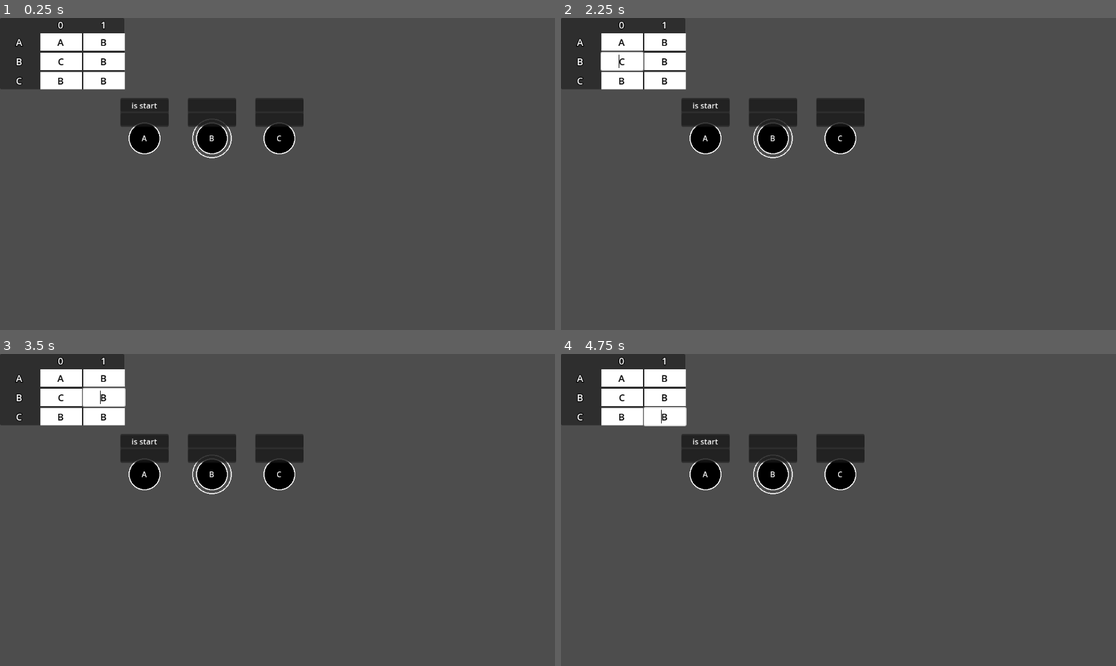
Above: before the commit, frames 1-4 (two rows, left to right).
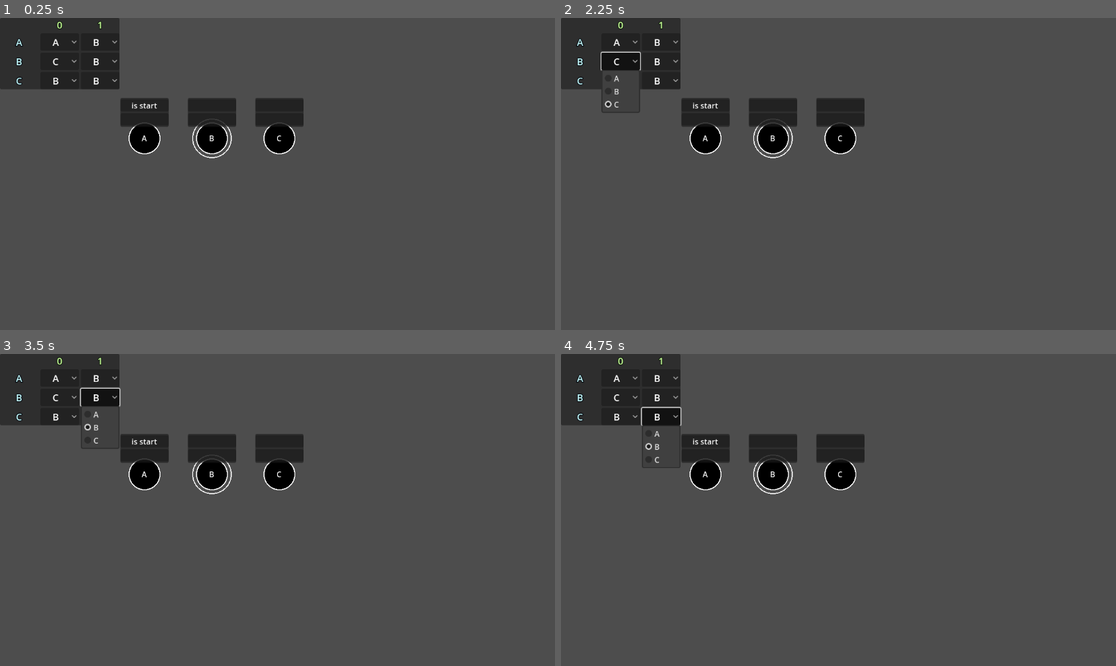
Above: after the commit, the same moments.

Repository: astrobeef/capstone
Game: Godot game, scene res://automata_2d.tscn
Two runs of this game, one before a commit and one after it. Both use one fixed random seed, a clock stepped at 60 frames per second and the inputs below.
Inputs (mouse positions are in pixels of both pictures, inside the frame that each line leads up to):
- Up to frame 1 (0.25 s): no input
- Up to frame 2 (2.25 s): click (622, 42) at 0.5 s, where only the run after the commit has a clickable "A"; click (660, 42) at 1.25 s, where only the run after the commit has a clickable "B"; click (622, 61) at 2 s, where only the run after the commit has a clickable "C"
- Up to frame 3 (3.5 s): click (99, 397) at 2.75 s, where only the run after the commit has a clickable "B"
- Up to frame 4 (4.75 s): click (622, 416) at 3.5 s, where only the run after the commit has a clickable "B"; click (660, 416) at 4.25 s, where only the run after the commit has a clickable "B"

The runs differ from the first frame. In frame 1, 2.6% of the frame differs, in the area x 2-23%, y 0-23%; in frame 2, 2.8%; in frame 3, 2.7%; in frame 4, 2.8%, in the area x 2-23%, y 0-37%.

Commit message:
Task B2: Replaced LineEdit with OptionButton. The OptionButton has its options set based on the table's states, and the initial option is set based on the table's listed transitions. Players can interact with the OptionButtons to change transitions. These transitions are emitted through a new signal `transition_selected`. The OptionButton contains meta information set in `_add_transition` and used in `_on_item_selected` to track additional per-object data like previous selection. May be passing too much data in the signal. Currently nothing listens to the new signal

Diff:
--- a/transition_table_gui.gd
+++ b/transition_table_gui.gd
@@ -1,6 +1,10 @@
 @tool
 extends Control
 class_name TransitionTableGUI
+
+const OB_META_PREV_SELECT = "prev_selected"
+const OB_META_INIT_SELECT = "init_selected"
+const OB_META_ORIGIN_STATE = "origin_state"
 
 @export
 var do_rebuild_table: bool:
@@ -16,6 +20,8 @@
 var _grid_parent: Node:
 	get():
 		return $PanelContainer/MarginContainer
+
+signal transition_selected(origin_state: String, selected_index: int, selected_state: String, previous_index: int, previous_state: String)
 
 func _ready() -> void:
 	rebuild_table()
@@ -36,52 +42,68 @@
 		_grid.owner = get_tree().edited_scene_root
 	if table == null:
 		_grid.columns = 1
-		_add_label("No table assigned", "EmptyTable")
+		_add_header_input("No table assigned", "EmptyTable")
 		return
 	_grid.columns = table.inputs.size() + 1
-	_add_label("", "HeaderState")
+	_add_header_state("", "HeaderState")
 	for input_index in range(table.inputs.size()):
-		_add_label(table.inputs[input_index],"HeaderInput_%d" % input_index)
+		_add_header_input(table.inputs[input_index],"HeaderInput_%d" % input_index)
 	for state_index in range(table.rows.size()):
 		var state_row := table.rows[state_index]
 		if state_row == null:
 			continue
-		_add_label(state_row.state,"State_%d" % state_index)
+		_add_header_state(state_row.state,"HeaderState_%d" % state_index)
 		for input_index in range(table.inputs.size()):
 			var destination := ""
 			if input_index < state_row.row.size():
 				destination = state_row.row[input_index]
-			_add_line_edit(destination,"Transition_%d_%d" % [state_index, input_index])
+			_add_transition(state_row.state, destination,"Transition_%d_%d" % [state_index, input_index])
 
-func _add_label(value: String, node_name: String) -> void:
+func _add_header_input(value: String, node_name: String) -> void:
+	_add_label(value, node_name, Color("#c7ff98"), Color("#0f180e"), 6, 20)
+
+func _add_header_state(value: String, node_name: String) -> void:
+	_add_label(value, node_name, Color("#c5fdff"), Color("#070b11"), 6, 20)
+
+func _add_label(value: String, node_name: String, font_color: Color, font_outline_color: Color, outline_size: int, font_size: int) -> void:
 	var label := Label.new()
 	label.name = node_name
 	label.text = value
 	label.custom_minimum_size = Vector2(80, 28)
 	label.horizontal_alignment = HORIZONTAL_ALIGNMENT_CENTER
 	label.vertical_alignment = VERTICAL_ALIGNMENT_CENTER
-	label.add_theme_color_override("font_color", Color.WHITE)
-	label.add_theme_color_override("font_outline_color", Color.BLACK)
-	label.add_theme_constant_override("outline_size", 6)
-	label.add_theme_font_size_override("font_size", 20)
+	label.add_theme_color_override("font_color", font_color)
+	label.add_theme_color_override("font_outline_color", font_outline_color)
+	label.add_theme_constant_override("outline_size", outline_size)
+	label.add_theme_font_size_override("font_size", font_size)
 	_grid.add_child(label)
 	if Engine.is_editor_hint():
 		label.owner = get_tree().edited_scene_root
 
-func _add_line_edit(value: String, node_name: String) -> void:
-	var le := LineEdit.new()
-	le.name = node_name
-	le.text = value
-	le.custom_minimum_size = Vector2(80, 36)
-	le.alignment = HORIZONTAL_ALIGNMENT_CENTER
-	le.add_theme_color_override("font_color", Color.BLACK)
-	le.add_theme_color_override("caret_color", Color.BLACK)
-	le.add_theme_font_size_override("font_size", 20)
-	var field := StyleBoxFlat.new()
-	field.bg_color = Color.WHITE
-	field.content_margin_left = 6
-	field.content_margin_right = 6
-	le.add_theme_stylebox_override("normal", field)
-	_grid.add_child(le)
+func _add_transition(origin_state: String, dest_state: String, node_name: String) -> void:
+	var ob := OptionButton.new()
+	ob.name = node_name
+	ob.custom_minimum_size = Vector2(80, 28)
+	ob.alignment = HORIZONTAL_ALIGNMENT_CENTER
+	ob.add_theme_color_override("font_color", Color.WHITE)
+	ob.add_theme_font_size_override("font_size", 20)
+	for i in range(0, table.states.size()):
+		ob.add_item(table.states[i])
+		if table.states[i] == dest_state:
+			ob.select(i)
+	ob.item_selected.connect(_on_item_selected.bind(ob))
+	# Set meta property to store previous select state
+	ob.set_meta(OB_META_PREV_SELECT, ob.selected)
+	ob.set_meta(OB_META_INIT_SELECT, ob.selected)
+	ob.set_meta(OB_META_ORIGIN_STATE, origin_state)
+	_grid.add_child(ob)
 	if Engine.is_editor_hint():
-		le.owner = get_tree().edited_scene_root
+		ob.owner = get_tree().edited_scene_root
+
+func _on_item_selected(selected_index: int, source: OptionButton):
+	var init_index := source.get_meta(OB_META_INIT_SELECT) as int
+	var prev_index := source.get_meta(OB_META_PREV_SELECT) as int
+	var origin_state := source.get_meta(OB_META_ORIGIN_STATE) as String
+	source.set_meta(OB_META_PREV_SELECT, selected_index)
+	print("User selected [%d] (\"%s\") on \"%s\", which had initial index [%d] (\"%s\") and had previous index [%d] (\"%s\")" % [selected_index, source.get_item_text(selected_index), source.name, init_index, source.get_item_text(init_index), prev_index, source.get_item_text(prev_index)])
+	transition_selected.emit(origin_state, selected_index, source.get_item_text(selected_index), prev_index, source.get_item_text(prev_index))
--- a/transition_table_gui.tscn
+++ b/transition_table_gui.tscn
@@ -28,12 +28,20 @@
 [node name="HeaderState" type="Label" parent="PanelContainer/MarginContainer/GeneratedTable"]
 custom_minimum_size = Vector2(80, 28)
 layout_mode = 2
+theme_override_colors/font_color = Color(0.772549, 0.992157, 1, 1)
+theme_override_colors/font_outline_color = Color(0.027451, 0.0431373, 0.0666667, 1)
+theme_override_constants/outline_size = 6
+theme_override_font_sizes/font_size = 20
 horizontal_alignment = 1
 vertical_alignment = 1
 
 [node name="HeaderInput_0" type="Label" parent="PanelContainer/MarginContainer/GeneratedTable"]
 custom_minimum_size = Vector2(80, 28)
 layout_mode = 2
+theme_override_colors/font_color = Color(0.780392, 1, 0.596078, 1)
+theme_override_colors/font_outline_color = Color(0.0588235, 0.0941176, 0.054902, 1)
+theme_override_constants/outline_size = 6
+theme_override_font_sizes/font_size = 20
 text = "0"
 horizontal_alignment = 1
 vertical_alignment = 1
@@ -41,63 +49,127 @@
 [node name="HeaderInput_1" type="Label" parent="PanelContainer/MarginContainer/GeneratedTable"]
 custom_minimum_size = Vector2(80, 28)
 layout_mode = 2
+theme_override_colors/font_color = Color(0.780392, 1, 0.596078, 1)
+theme_override_colors/font_outline_color = Color(0.0588235, 0.0941176, 0.054902, 1)
+theme_override_constants/outline_size = 6
+theme_override_font_sizes/font_size = 20
 text = "1"
 horizontal_alignment = 1
 vertical_alignment = 1
 
-[node name="State_0" type="Label" parent="PanelContainer/MarginContainer/GeneratedTable"]
+[node name="HeaderState_0" type="Label" parent="PanelContainer/MarginContainer/GeneratedTable"]
 custom_minimum_size = Vector2(80, 28)
 layout_mode = 2
+theme_override_colors/font_color = Color(0.772549, 0.992157, 1, 1)
+theme_override_colors/font_outline_color = Color(0.027451, 0.0431373, 0.0666667, 1)
+theme_override_constants/outline_size = 6
+theme_override_font_sizes/font_size = 20
 text = "A"
 horizontal_alignment = 1
 vertical_alignment = 1
 
-[node name="Transition_0_0" type="LineEdit" parent="PanelContainer/MarginContainer/GeneratedTable"]
+[node name="Transition_0_0" type="OptionButton" parent="PanelContainer/MarginContainer/GeneratedTable"]
 custom_minimum_size = Vector2(80, 28)
 layout_mode = 2
-text = "A"
+theme_override_colors/font_color = Color(1, 1, 1, 1)
+theme_override_font_sizes/font_size = 20
 alignment = 1
+selected = 0
+item_count = 3
+popup/item_0/text = "A"
+popup/item_1/text = "B"
+popup/item_1/id = 1
+popup/item_2/text = "C"
+popup/item_2/id = 2
 
-[node name="Transition_0_1" type="LineEdit" parent="PanelContainer/MarginContainer/GeneratedTable"]
+[node name="Transition_0_1" type="OptionButton" parent="PanelContainer/MarginContainer/GeneratedTable"]
 custom_minimum_size = Vector2(80, 28)
 layout_mode = 2
-text = "B"
+theme_override_colors/font_color = Color(1, 1, 1, 1)
+theme_override_font_sizes/font_size = 20
 alignment = 1
+selected = 1
+item_count = 3
+popup/item_0/text = "A"
+popup/item_1/text = "B"
+popup/item_1/id = 1
+popup/item_2/text = "C"
+popup/item_2/id = 2
 
-[node name="State_1" type="Label" parent="PanelContainer/MarginContainer/GeneratedTable"]
+[node name="HeaderState_1" type="Label" parent="PanelContainer/MarginContainer/GeneratedTable"]
 custom_minimum_size = Vector2(80, 28)
 layout_mode = 2
+theme_override_colors/font_color = Color(0.772549, 0.992157, 1, 1)
+theme_override_colors/font_outline_color = Color(0.027451, 0.0431373, 0.0666667, 1)
+theme_override_constants/outline_size = 6
+theme_override_font_sizes/font_size = 20
 text = "B"
 horizontal_alignment = 1
 vertical_alignment = 1
 
-[node name="Transition_1_0" type="LineEdit" parent="PanelContainer/MarginContainer/GeneratedTable"]
+[node name="Transition_1_0" type="OptionButton" parent="PanelContainer/MarginContainer/GeneratedTable"]
 custom_minimum_size = Vector2(80, 28)
 layout_mode = 2
-text = "C"
+theme_override_colors/font_color = Color(1, 1, 1, 1)
+theme_override_font_sizes/font_size = 20
 alignment = 1
+selected = 2
+item_count = 3
+popup/item_0/text = "A"
+popup/item_1/text = "B"
+popup/item_1/id = 1
+popup/item_2/text = "C"
+popup/item_2/id = 2
 
-[node name="Transition_1_1" type="LineEdit" parent="PanelContainer/MarginContainer/GeneratedTable"]
+[node name="Transition_1_1" type="OptionButton" parent="PanelContainer/MarginContainer/GeneratedTable"]
 custom_minimum_size = Vector2(80, 28)
 layout_mode = 2
-text = "B"
+theme_override_colors/font_color = Color(1, 1, 1, 1)
+theme_override_font_sizes/font_size = 20
 alignment = 1
+selected = 1
+item_count = 3
+popup/item_0/text = "A"
+popup/item_1/text = "B"
+popup/item_1/id = 1
+popup/item_2/text = "C"
+popup/item_2/id = 2
 
-[node name="State_2" type="Label" parent="PanelContainer/MarginContainer/GeneratedTable"]
+[node name="HeaderState_2" type="Label" parent="PanelContainer/MarginContainer/GeneratedTable"]
 custom_minimum_size = Vector2(80, 28)
 layout_mode = 2
+theme_override_colors/font_color = Color(0.772549, 0.992157, 1, 1)
+theme_override_colors/font_outline_color = Color(0.027451, 0.0431373, 0.0666667, 1)
+theme_override_constants/outline_size = 6
+theme_override_font_sizes/font_size = 20
 text = "C"
 horizontal_alignment = 1
 vertical_alignment = 1
 
-[node name="Transition_2_0" type="LineEdit" parent="PanelContainer/MarginContainer/GeneratedTable"]
+[node name="Transition_2_0" type="OptionButton" parent="PanelContainer/MarginContainer/GeneratedTable"]
 custom_minimum_size = Vector2(80, 28)
 layout_mode = 2
-text = "B"
+theme_override_colors/font_color = Color(1, 1, 1, 1)
+theme_override_font_sizes/font_size = 20
 alignment = 1
+selected = 1
+item_count = 3
+popup/item_0/text = "A"
+popup/item_1/text = "B"
+popup/item_1/id = 1
+popup/item_2/text = "C"
+popup/item_2/id = 2
 
-[node name="Transition_2_1" type="LineEdit" parent="PanelContainer/MarginContainer/GeneratedTable"]
+[node name="Transition_2_1" type="OptionButton" parent="PanelContainer/MarginContainer/GeneratedTable"]
 custom_minimum_size = Vector2(80, 28)
 layout_mode = 2
-text = "B"
+theme_override_colors/font_color = Color(1, 1, 1, 1)
+theme_override_font_sizes/font_size = 20
 alignment = 1
+selected = 1
+item_count = 3
+popup/item_0/text = "A"
+popup/item_1/text = "B"
+popup/item_1/id = 1
+popup/item_2/text = "C"
+popup/item_2/id = 2
